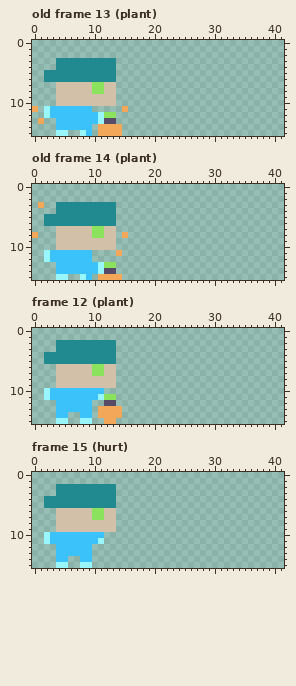
Pixel-art file: entities/hero/Hero.ase. Above, as it was before the edit.
42x16 pixels, 21 frames. Shown: old frame 13 (plant), old frame 14 (plant), frame 12 (plant), frame 15 (hurt). The commit also changed other frames, which this record leaves out.
After the commit:
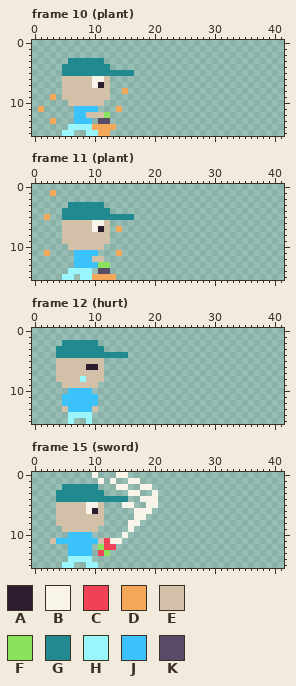
Palette (. is transparent): A #2d1b2e  B #f9f4ea  C #f04156  D #f2a759  E #d3c0a8  F #8ae25d  G #218a91  H #9af6fd  J #3cc2fa  K #574b67
A new or re-ordered frame is compared with the old frame closest to it.
What changed:
frames re-ordered
Changed rows in their new state; - is an unchanged pixel.
Frame 10 (plant) against old frame 13 (plant):
first column x 0:
 3 ----..------..---
 4 ----.--------.---
 5 --...---------GGG
 6 --...EEEEEBBE.---
 7 ----.-----BA-.---
 8 ----.-----EE-.-D-
 9 ---D.--------.---
10 ----..------..---
11 .D.....---J---D.-
12 --.....--EEE-.---
13 -.-D...---.K-.---
14 ----..HHHHD---.--
15 ----.-H-.HH--..--
Frame 11 (plant) against old frame 14 (plant):
first column x 0:
 1 ---D-------------
 3 -.--..------..---
 4 ----.--------.---
 5 --D..---------GGG
 6 --...EEEEEBBE.---
 7 ----.-----BA-.D--
 8 .---.-----EE-.-.-
 9 ----.--------.---
10 ----..------..---
11 --D....---J------
12 --.....---EE-----
13 ----...----F-.---
14 ----..HHHH.K-.---
15 ----.-H--HD---.--
Frame 12 (hurt):
first column x 2:
 2 --.------...--
 3 ----------..--
 4 ..----------GG
 5 ..EEEEEEEE..--
 6 -------AAE..--
 7 --------EE..--
 8 ------H---..--
 9 --.------...--
10 ....----..----
11 ...------...--
12 --.-----J-..--
13 --.E----E....-
14 --..HHHH-....-
15 --..H-.---..--
Frame 15 (sword):
first column x 2:
 0 --------B---BB-----
 1 ---------B-B--BB---
 2 --.------...BB--BB-
 3 ----------..--BB--B
 4 ..----------GG--BBB
 5 ..EEEEEBBE..-BB--BB
 6 -------BAE..---BBB-
 7 --------EE..---BB--
 8 ----------..--BB---
 9 --.------...--B----
10 ....----..---B-----
11 .E-------ECBB------
12 --..-----FCC-------
13 --..-----CF--------
14 --..HHHH-----------
15 --.-H-.-H----------
